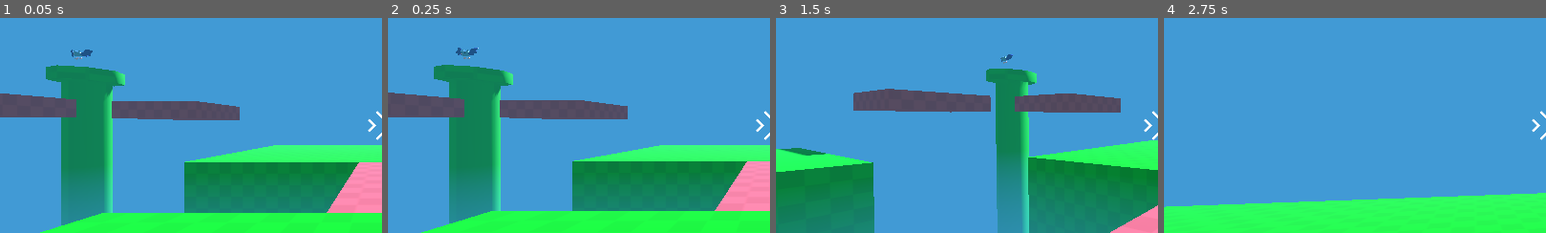
Above: before the commit, frames 1-4 (left to right).
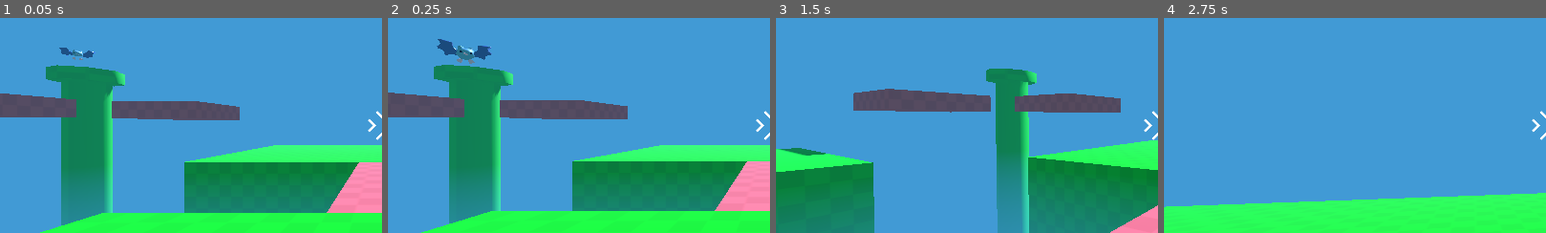
Above: after the commit, the same moments.

Repository: johnf008/Real3DGame
Game: Godot game, scene res://Game.tscn
Same seed, same stepped clock (60 frames per second), same inputs: the game is played once before the commit and once after it.
Inputs (mouse positions are % of the whole screen's width and height, from its top left):
- Up to frame 1 (0.05 s): no input
- Up to frame 2 (0.25 s): no input
- Up to frame 3 (1.5 s): tap Enter at 0.5 s; move the mouse to (55, 50) at 0.52 s; press the mouse at (55, 50) at 0.53 s; hold W (move_forward) from 0.53 s (still down); tap Space (jump) at 0.77 s; move the mouse to (45, 50) at 1.27 s; release the mouse at (45, 50) at 1.28 s; tap Shift (sprint) at 1.35 s
- Up to frame 4 (2.75 s): keep holding W (move_forward); tap Space (jump) at 1.52 s; move the mouse to (52, 48) at 2.02 s; press the mouse at (52, 48) at 2.03 s
The pictures show only the part of the screen within x 0-50%, y 25-75%; the shares and areas given below are measured in that part.

The runs differ from the first frame. In frame 1, 0.2% of the frame differs, in the area x 15-25%, y 13-20%; in frame 2, 0.7%, in the area x 12-28%, y 9-22%; in frame 3, less than 0.1%; in frame 4, nothing differs.
Error before the commit: Invalid access to property or key 'global_position' on a base object of type 'null instance'. (res://mob/mob.gd:9)

Commit message:
Kind of fixed the issue, but i need to adjust the bat speed
I literally got jumpscared by the bat bc of the speed

Diff:
--- a/mob/bat/bat_model.tscn
+++ b/mob/bat/bat_model.tscn
@@ -195,19 +195,19 @@
 script = ExtResource("2_vgr6s")
 
 [node name="Skeleton3D" parent="Armature" index="0"]
-bones/0/position = Vector3(0, -0.00729041, 0)
-bones/1/rotation = Quaternion(0.114816, 0.0552069, -0.6008, 0.789183)
-bones/2/rotation = Quaternion(-0.0534401, -0.0209646, 0.364931, 0.929263)
-bones/3/rotation = Quaternion(-0.163565, 0.00245319, 0.271818, 0.948343)
-bones/4/rotation = Quaternion(0.114816, -0.0552069, 0.6008, 0.789183)
-bones/5/rotation = Quaternion(-0.0534401, 0.0209646, -0.364931, 0.929263)
-bones/6/rotation = Quaternion(-0.163565, -0.00245319, -0.271818, 0.948343)
+bones/0/position = Vector3(0, 0.0220904, 0)
+bones/1/rotation = Quaternion(0.142145, 0.025834, -0.659815, 0.737408)
+bones/2/rotation = Quaternion(0.160216, 0.0656946, 0.372742, 0.911635)
+bones/3/rotation = Quaternion(0.165832, 0.113989, 0.350027, 0.91487)
+bones/4/rotation = Quaternion(0.142145, -0.025834, 0.659815, 0.737408)
+bones/5/rotation = Quaternion(0.160216, -0.0656946, -0.372742, 0.911635)
+bones/6/rotation = Quaternion(0.165832, -0.113989, -0.350027, 0.91487)
 bones/7/position = Vector3(0.130992, -0.227392, -0.0878515)
 bones/7/rotation = Quaternion(0.261968, 0.0834551, 0.265751, 0.924004)
-bones/8/rotation = Quaternion(2.84263e-08, 0.542441, 0.840094, 2.02176e-08)
+bones/8/rotation = Quaternion(3.46498e-08, 0.68016, 0.733064, 2.11293e-08)
 bones/10/position = Vector3(-0.130992, -0.227392, -0.0878515)
 bones/10/rotation = Quaternion(0.261968, -0.0834551, -0.265751, 0.924004)
-bones/11/rotation = Quaternion(2.52266e-08, 0.542441, 0.840094, 4.39632e-08)
+bones/11/rotation = Quaternion(2.28005e-08, 0.68016, 0.733064, 4.32141e-08)
 
 [node name="bat" parent="Armature/Skeleton3D" index="0"]
 surface_material_override/0 = SubResource("StandardMaterial3D_vgr6s")
--- a/mob/mob.gd
+++ b/mob/mob.gd
@@ -6,23 +6,28 @@
 
 @onready var player = get_node("/root/Game/Player")
 
-@onready var eye_location = Vector3(0, %Camera3D.global_position[1], 0)
+@onready var camera = get_node("/root/Game/Player/Camera3D")
+@onready var eye_location = Vector3(0, camera.global_position.y, 0)
 
 func _physics_process(delta):
-	print("Camera location test" + str())
-	var target = player.global_position + eye_location
-	var direction = global_position.direction_to(player.global_position)
+	print("Camera location test" + str(camera.global_position.y))
+
+	var target = (player.global_position + eye_location)
+	var direction = target - global_position
 
 	#print("Should be player global pos y" + str(player.global_position[1]))
 
+	"""
 	if player.global_position[1] < bat_model.global_position[1]:
 		direction.y -= -0.001
 	else:
 		direction.y = 0
 		print("The direction of y is zero")
+	"""
 
 	linear_velocity = direction * speed
 	bat_model.rotation.y = Vector3.FORWARD.signed_angle_to(direction, Vector3.UP) + PI
 
+
 func take_damage():
 	bat_model.hurt()
--- a/player/player.gd
+++ b/player/player.gd
@@ -28,7 +28,7 @@
 func _physics_process(delta):
 	var SPEED = 5.5
 
-	print(str(global_transform.origin.y))
+	#print(str(global_transform.origin.y))
 	var sprint_adjust = 2
 	if (Input.is_action_pressed("sprint") and stamina > 0):
 		SPEED *= sprint_adjust
